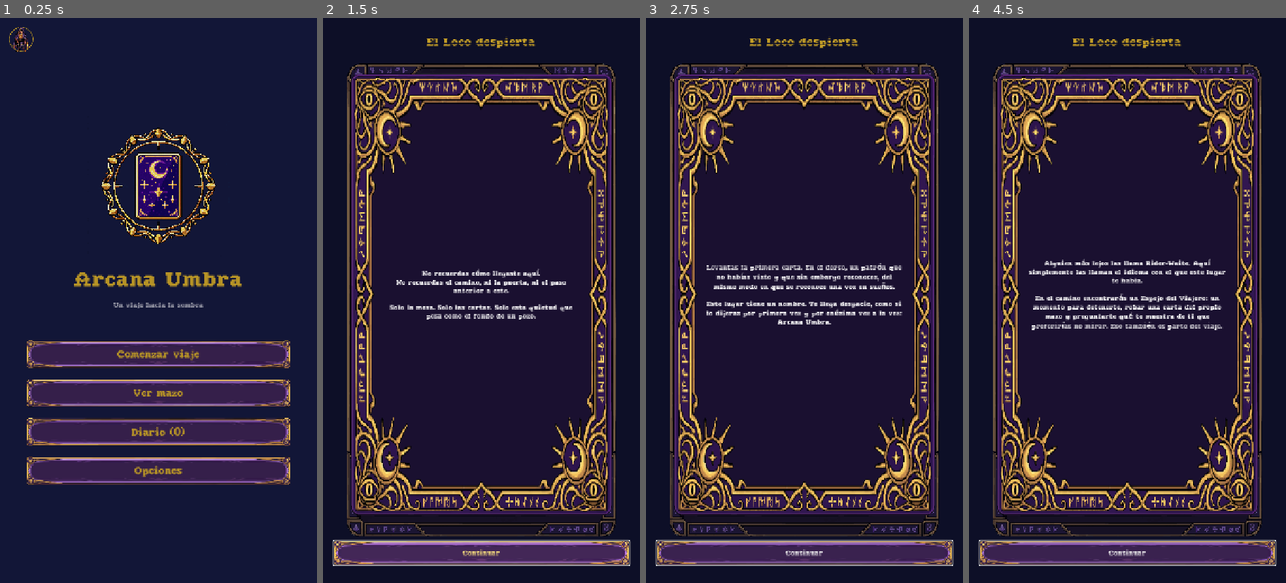
Above: before the commit, frames 1-4 (left to right).
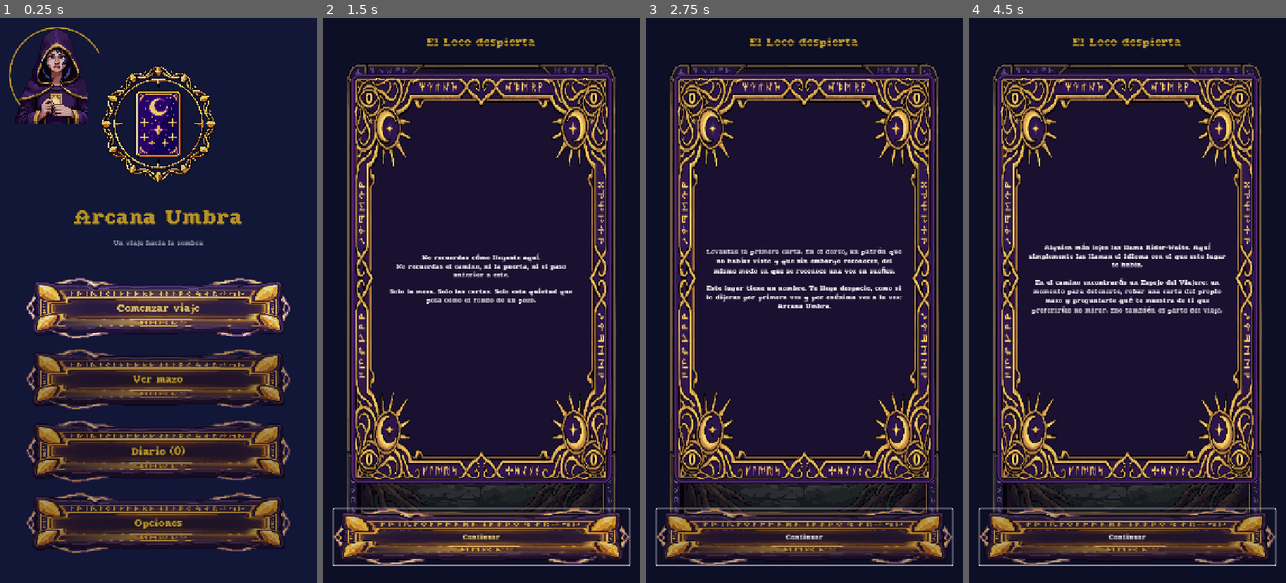
Above: after the commit, the same moments.

Repository: hugolesta/arcana-umbra
Game: Godot game, scene res://scenes/Main.tscn
The game is run twice, just before and just after one commit, with the same random seed, the same clock (stepped at 60 frames per second) and the same inputs.
Inputs (mouse positions are in pixels of both pictures, inside the frame that each line leads up to):
- Up to frame 1 (0.25 s): no input
- Up to frame 2 (1.5 s): click "Comenzar viaje" at 0.5 s; click "Continuar" at 1.25 s
- Up to frame 3 (2.75 s): tap Enter at 2 s; move the mouse to (874, 272) at 2.02 s; hold Right (ui_right) from 2.03 s (still down)
- Up to frame 4 (4.5 s): tap Space at 2.75, 4.25 s; move the mouse to (1064, 328) at 2.77 s; release Right (ui_right) at 2.78 s; hold Down (ui_down) 2.78-3.53 s; tap Enter at 3.5 s; move the mouse to (1159, 176) at 3.52 s; hold Right (ui_right) 3.53-4.28 s; move the mouse to (1111, 413) at 4.27 s; hold Up (ui_up) from 4.28 s (still down)

The runs differ from the first frame. In frame 1, 36% of the frame differs, in the area x 2-92%, y 1-95%; in frame 2, 25%; in frame 3, 26%; in frame 4, 27%.

Commit message:
Modernizar UI de título: botones orgánico/mágico y busto grande del Viajero
Nuevo panel de botón pixel art (piedra tallada con runas doradas y gemas
violeta) reemplaza el marco liso; el CTA principal de cada pantalla usa
una variante PrimaryButton más radiante vía theme_type_variation. El
retrato del Viajero en el título pasa de ícono circular de 64px a un
busto con marco de 220px; ProfileButton ahora acepta tamaño configurable
y MapScene sigue usando su avatar chico sin cambios.

Co-Authored-By: Claude Sonnet 5 <noreply@anthropic.com>

Diff:
--- a/scripts/ui/profile_button.gd
+++ b/scripts/ui/profile_button.gd
@@ -1,18 +1,32 @@
 class_name ProfileButton
 extends Button
-## Botón circular con el retrato animado del Viajero y su nick, para usar
-## en la esquina superior de título/mapa. Tocarlo emite profile_requested;
-## el llamador decide a qué pantalla navegar (mantiene esta pieza tonta).
+## Botón circular con el retrato del Viajero, para usar en la esquina
+## superior de título/mapa. Tocarlo emite profile_requested; el llamador
+## decide a qué pantalla navegar (mantiene esta pieza tonta).
+##
+## Tamaño configurable por constructor: MapScene usa el default pequeño
+## (AVATAR_SIZE, cabe en su TOP_BAR_HEIGHT de 72px); TitleScene pide un
+## tamaño grande (~220px) para el busto con marco. Prioridad de arte:
+## 1) retrato estático de busto (assets/ui/retrato_viajero.png) si el
+##    tamaño pedido es "grande" (> LARGE_THRESHOLD) — recorte de busto,
+##    se ve mejor a tamaño grande que el idle animado en bucle.
+## 2) idle animado del Viajero (combate) — lo que usaba MapScene hasta ahora.
+## 3) sprite estático legacy 128x128.
 
 signal profile_requested
 
 const AVATAR_SIZE := 56.0
+const LARGE_THRESHOLD := 100.0
 const VIAJERO_IDLE_DIR := "res://assets/personajes/viajero/idle_south"
 const VIAJERO_SPRITE := "res://assets/viajero/viajero.png"
+const PORTRAIT_BUST_PATH := "res://assets/ui/retrato_viajero.png"
+
+var _size: float
 
 
-func _init() -> void:
-	custom_minimum_size = Vector2(AVATAR_SIZE, AVATAR_SIZE)
+func _init(size: float = AVATAR_SIZE) -> void:
+	_size = size
+	custom_minimum_size = Vector2(_size, _size)
 	pressed.connect(func(): profile_requested.emit())
 	_build_content()
 
@@ -23,22 +37,39 @@
 	frame.mouse_filter = Control.MOUSE_FILTER_IGNORE
 	add_child(frame)
 
-	var portrait := SpriteStrip.make_animated_control(VIAJERO_IDLE_DIR, AVATAR_SIZE)
+	var portrait: Control = null
+	if _size > LARGE_THRESHOLD and ResourceLoader.exists(PORTRAIT_BUST_PATH):
+		portrait = _bust_portrait()
+	if portrait == null:
+		portrait = SpriteStrip.make_animated_control(VIAJERO_IDLE_DIR, _size)
 	if portrait == null:
 		portrait = _static_fallback()
 	if portrait:
 		portrait.mouse_filter = Control.MOUSE_FILTER_IGNORE
 		frame.add_child(portrait)
 
+	# Anillo dorado: StyleBoxFlat con bg_color transparente pero borde
+	# opaco. Nunca usar Button.flat = true (pisa el stylebox "normal" y el
+	# anillo deja de pintarse, trampa ya documentada en CLAUDE.md).
 	var ring := StyleBoxFlat.new()
 	ring.bg_color = Color(0, 0, 0, 0)
 	ring.border_color = UITheme.COLOR_GOLD
-	ring.set_border_width_all(2)
-	ring.set_corner_radius_all(int(AVATAR_SIZE / 2.0))
+	ring.set_border_width_all(2 if _size <= LARGE_THRESHOLD else 4)
+	ring.set_corner_radius_all(int(_size / 2.0))
 	add_theme_stylebox_override("normal", ring)
 	add_theme_stylebox_override("hover", ring)
 	add_theme_stylebox_override("pressed", ring)
 	add_theme_stylebox_override("focus", ring)
+
+
+func _bust_portrait() -> Control:
+	var rect := TextureRect.new()
+	rect.texture = load(PORTRAIT_BUST_PATH)
+	rect.custom_minimum_size = Vector2(_size, _size)
+	rect.expand_mode = TextureRect.EXPAND_IGNORE_SIZE
+	rect.stretch_mode = TextureRect.STRETCH_KEEP_ASPECT_CENTERED
+	rect.texture_filter = CanvasItem.TEXTURE_FILTER_NEAREST
+	return rect
 
 
 func _static_fallback() -> Control:
@@ -46,7 +77,7 @@
 		return null
 	var rect := TextureRect.new()
 	rect.texture = load(VIAJERO_SPRITE)
-	rect.custom_minimum_size = Vector2(AVATAR_SIZE, AVATAR_SIZE)
+	rect.custom_minimum_size = Vector2(_size, _size)
 	rect.expand_mode = TextureRect.EXPAND_IGNORE_SIZE
 	rect.stretch_mode = TextureRect.STRETCH_KEEP_ASPECT_CENTERED
 	rect.texture_filter = CanvasItem.TEXTURE_FILTER_NEAREST
--- a/scripts/ui/title_scene.gd
+++ b/scripts/ui/title_scene.gd
@@ -17,11 +17,15 @@
 const COLOR_PANEL := Color("2d1b4e")
 const COLOR_GOLD := Color("c9a227")
 
+# Retrato del Viajero en el título: busto grande con marco (a diferencia del
+# ícono circular chico de MapScene). ~220px de alto en la pantalla 720x1280.
+const PORTRAIT_SIZE := 220.0
+
 
 func _ready() -> void:
 	set_anchors_preset(Control.PRESET_FULL_RECT)
 
-	var profile := ProfileButton.new()
+	var profile := ProfileButton.new(PORTRAIT_SIZE)
 	profile.set_anchors_preset(Control.PRESET_TOP_LEFT)
 	profile.position = Vector2(20, 20)
 	profile.profile_requested.connect(func(): profile_requested.emit())
@@ -64,11 +68,16 @@
 	layout.add_child(spacer)
 
 	var has_run := not GameState.map_grid.is_empty() and GameState.current_node_coord.x >= 0
+	# La acción principal de la pantalla ("Continuar viaje" si hay un run en
+	# curso, si no "Comenzar viaje") usa el botón "primary" más dorado/
+	# radiante; el resto usa el botón arcano estándar del tema.
 	if has_run:
-		layout.add_child(_make_button("Continuar viaje", func(): continue_requested.emit()))
-	layout.add_child(_make_button(
-		"Nuevo viaje" if has_run else "Comenzar viaje",
-		func(): new_run_requested.emit()))
+		layout.add_child(_make_button(
+			"Continuar viaje", func(): continue_requested.emit(), true))
+		layout.add_child(_make_button("Nuevo viaje", func(): new_run_requested.emit()))
+	else:
+		layout.add_child(_make_button(
+			"Comenzar viaje", func(): new_run_requested.emit(), true))
 	layout.add_child(_make_button("Ver mazo", func(): deck_requested.emit()))
 	layout.add_child(_make_button(
 		"Diario (%d)" % GameState.journal_entries.size(),
@@ -76,12 +85,17 @@
 	layout.add_child(_make_button("Opciones", func(): options_requested.emit()))
 
 
-func _make_button(text: String, on_pressed: Callable) -> Button:
+func _make_button(text: String, on_pressed: Callable, primary: bool = false) -> Button:
 	# Sin overrides de estilo: el botón arcano del tema global (ui_theme.gd)
-	# es quien viste estos botones.
+	# es quien viste estos botones. La variante "primary" se selecciona con
+	# una theme_type_variation (nunca add_theme_stylebox_override, que pisa
+	# el StyleBoxTexture del tema).
 	var button := Button.new()
 	button.text = text
 	button.custom_minimum_size.y = 64
 	button.add_theme_font_size_override("font_size", 24)
+	if primary:
+		button.theme_type_variation = UITheme.PRIMARY_BUTTON_VARIATION
+		button.custom_minimum_size.y = 88
 	button.pressed.connect(on_pressed)
 	return button
--- a/scripts/ui/ui_theme.gd
+++ b/scripts/ui/ui_theme.gd
@@ -7,8 +7,24 @@
 
 const FONT_PATH := "res://assets/ui/arcana_umbra.ttf"
 const PANEL_PATH := "res://assets/ui/panel_arcano.png"
-const BUTTON_PATH := "res://assets/ui/boton_arcano.png"
+# NOTA: boton_arcano_organico.png (variante "normal" del brief orgánico) SE
+# DESCARTÓ como base del tema: el PNG generado por PixelLab tiene un defecto
+# real de origen (no introducido por la limpieza del texto horneado) — el
+# lado derecho del marco se desvanece de forma asimétrica a blanco/niebla
+# (visible incluso en el download pristino, comparar contra
+# boton_arcano_organico_primary.png que es simétrico y opaco en ambos
+# lados). Usar ese PNG como StyleBoxTexture con 9-slice hace que el defecto
+# se repita/estire de forma muy visible. Se usa boton_arcano_organico_primary
+# como ÚNICA base para todos los botones (ver build(), variedad "normal" vs
+# "primary" se logra con modulate_color, no con un segundo PNG). Si se
+# regenera un botón "normal" limpio en el futuro, reintroducir BUTTON_PATH.
+const BUTTON_PRIMARY_PATH := "res://assets/ui/boton_arcano_organico_primary.png"
 const BAR_PATH := "res://assets/ui/barra_claridad.png"
+
+## Nombre de la theme_type_variation para el boton principal de una pantalla
+## (ej. "Comenzar viaje" en TitleScene). Uso: button.theme_type_variation =
+## UITheme.PRIMARY_BUTTON_VARIATION
+const PRIMARY_BUTTON_VARIATION := "PrimaryButton"
 
 const COLOR_GOLD := Color("c9a227")
 const COLOR_BG := Color("13173a")
@@ -31,24 +47,59 @@
 		theme.default_font = load(FONT_PATH)
 		theme.default_font_size = 16
 
-	if ResourceLoader.exists(BUTTON_PATH):
-		# El botón útil vive en esta región del PNG (el resto es transparente).
-		const BUTTON_REGION := Rect2(76, 68, 152, 63)
-		var normal := _nine_slice(BUTTON_PATH, 18, BUTTON_REGION)
-		var hover := _nine_slice(BUTTON_PATH, 18, BUTTON_REGION)
-		hover.modulate_color = Color(1.15, 1.15, 1.1)
-		var pressed := _nine_slice(BUTTON_PATH, 18, BUTTON_REGION)
-		pressed.modulate_color = Color(0.8, 0.8, 0.85)
-		var disabled := _nine_slice(BUTTON_PATH, 18, BUTTON_REGION)
+	if ResourceLoader.exists(BUTTON_PRIMARY_PATH):
+		# Botón "orgánico/mágico": piedra tallada obsidiana/amatista con
+		# marco rúnico dorado, gemas en las esquinas y glow radiante
+		# (reemplaza el panel liso con filigrana recta). Única base para
+		# TODOS los botones (ver nota junto a BUTTON_PRIMARY_PATH): el PNG
+		# "normal" del brief tenía un defecto de fabricación irreparable por
+		# stylebox. La distinción normal/primary se logra atenuando el
+		# modulate del botón normal (dorado apagado) vs. el brillo completo
+		# del primary (gemas doradas grandes, glow cálido), no con dos PNG.
+		#
+		# Región útil real del PNG 512x192 medida con Image.get_pixel (bbox
+		# de píxeles opacos); fuera de ella el lienzo es aire transparente.
+		# El texto "PRIMARY" horneado por PixelLab en el hueco interior se
+		# limpió a mano (misma trampa que boton_arcano.png original,
+		# documentada en CLAUDE.md).
+		const BUTTON_REGION := Rect2(51, 16, 408, 161)
+		var normal := _nine_slice(BUTTON_PRIMARY_PATH, 50, BUTTON_REGION, 56)
+		normal.modulate_color = Color(0.72, 0.68, 0.62)
+		var hover := _nine_slice(BUTTON_PRIMARY_PATH, 50, BUTTON_REGION, 56)
+		hover.modulate_color = Color(0.85, 0.8, 0.7)
+		var pressed := _nine_slice(BUTTON_PRIMARY_PATH, 50, BUTTON_REGION, 56)
+		pressed.modulate_color = Color(0.6, 0.56, 0.52)
+		var disabled := _nine_slice(BUTTON_PRIMARY_PATH, 50, BUTTON_REGION, 56)
 		# Alpha alto: sobre los fondos ilustrados (mapa/combate) un botón
 		# deshabilitado muy transparente se pierde contra la escena.
-		disabled.modulate_color = Color(0.55, 0.55, 0.6, 0.92)
+		disabled.modulate_color = Color(0.5, 0.48, 0.45, 0.92)
 		theme.set_stylebox("normal", "Button", normal)
 		theme.set_stylebox("hover", "Button", hover)
 		theme.set_stylebox("pressed", "Button", pressed)
 		theme.set_stylebox("disabled", "Button", disabled)
 		theme.set_color("font_color", "Button", COLOR_GOLD)
 		theme.set_color("font_hover_color", "Button", Color(1.0, 0.9, 0.5))
+
+		# Variante "primary" (brillo completo, sin atenuar) para UN botón
+		# destacado por pantalla (ej. "Comenzar viaje"). Se aplica vía
+		# theme_type_variation, NUNCA con add_theme_stylebox_override
+		# (prohibido por CLAUDE.md: pisa el estilo del tema).
+		theme.set_type_variation(PRIMARY_BUTTON_VARIATION, "Button")
+		var p_normal := _nine_slice(BUTTON_PRIMARY_PATH, 50, BUTTON_REGION, 56)
+		var p_hover := _nine_slice(BUTTON_PRIMARY_PATH, 50, BUTTON_REGION, 56)
+		p_hover.modulate_color = Color(1.15, 1.15, 1.05)
+		var p_pressed := _nine_slice(BUTTON_PRIMARY_PATH, 50, BUTTON_REGION, 56)
+		p_pressed.modulate_color = Color(0.85, 0.85, 0.8)
+		var p_disabled := _nine_slice(BUTTON_PRIMARY_PATH, 50, BUTTON_REGION, 56)
+		p_disabled.modulate_color = Color(0.6, 0.58, 0.5, 0.92)
+		theme.set_stylebox("normal", PRIMARY_BUTTON_VARIATION, p_normal)
+		theme.set_stylebox("hover", PRIMARY_BUTTON_VARIATION, p_hover)
+		theme.set_stylebox("pressed", PRIMARY_BUTTON_VARIATION, p_pressed)
+		theme.set_stylebox("disabled", PRIMARY_BUTTON_VARIATION, p_disabled)
+		# El hueco interior es violeta oscuro casi negro pese al glow
+		# dorado del marco: texto dorado, no oscuro.
+		theme.set_color("font_color", PRIMARY_BUTTON_VARIATION, Color("ffd76a"))
+		theme.set_color("font_hover_color", PRIMARY_BUTTON_VARIATION, Color("fff0b3"))
 
 	if ResourceLoader.exists(PANEL_PATH):
 		# content_margin generoso: el marco es ornamentado y el contenido
Binary file added: assets/ui/boton_arcano_organico.png
Not shown, added: assets/ui/boton_arcano_organico.png.import
Binary file added: assets/ui/boton_arcano_organico_primary.png
Not shown, added: assets/ui/boton_arcano_organico_primary.png.import
Binary file added: assets/ui/retrato_viajero.png
Not shown, added: assets/ui/retrato_viajero.png.import
